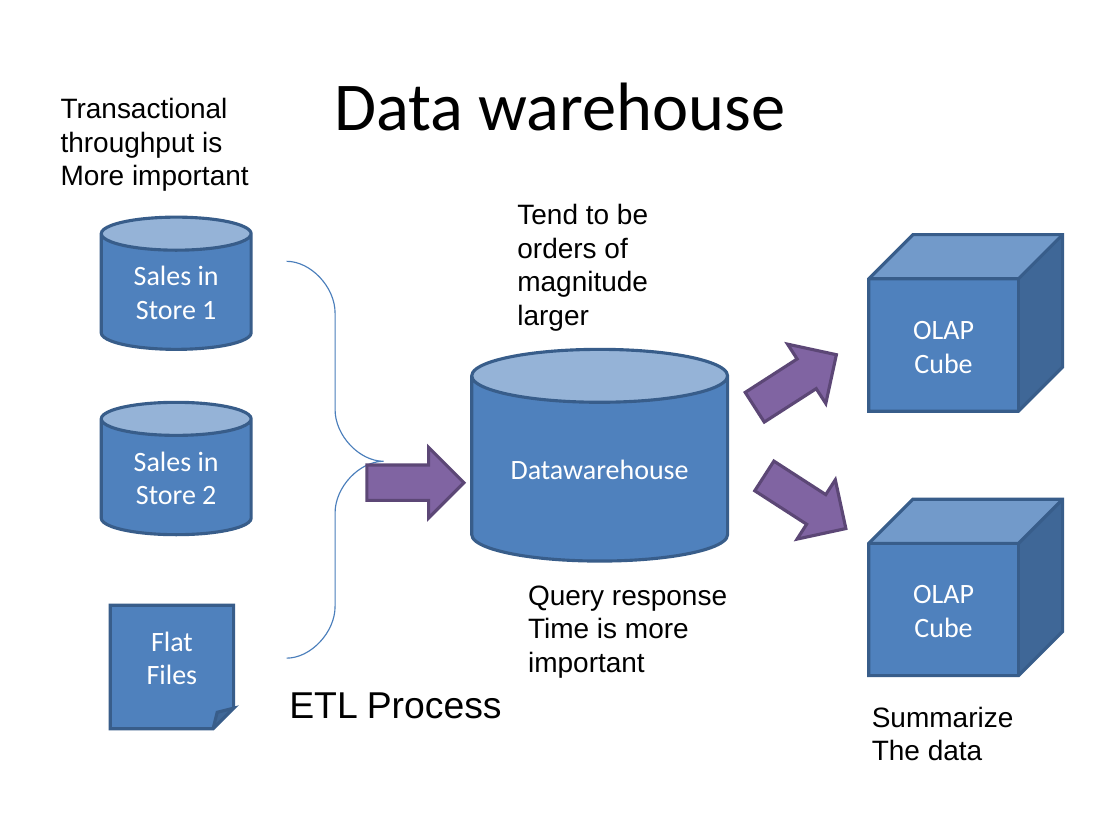
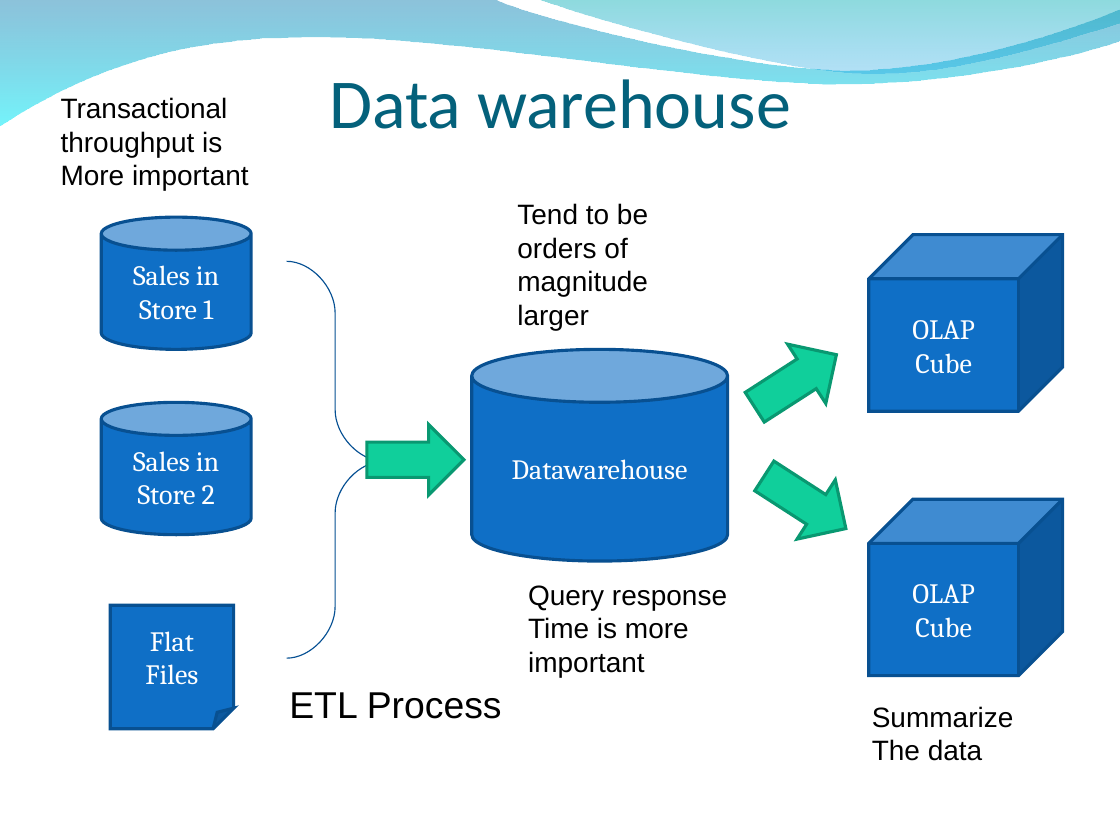
Before and after one commit to edvelezg/unb-dw, a slide deck: slide 7 of project/Presentation/Datawarehousing.ppt (slide 6 before the commit). Drawn at 1120x840 pixels with LibreOffice and Linux fonts; fonts in the diff are those of the drawing; background and template pictures are left out. Boxes give left, top, right and bottom in pixels: in the first picture for what was removed or moved away, otherwise in the second. Text is boxed around its words. In the diff, an @@ line names an element or a change of style, - is before the commit and + after.

```diff
--- a/project/Presentation/Datawarehousing.ppt
+++ b/project/Presentation/Datawarehousing.ppt
@@ freeform shape added at (x1=0, y1=0, x2=1120, y2=127), fill gradient #0079AF to #00EBF8 @@
@@ freeform shape added at (x1=536, y1=0, x2=1120, y2=77), fill gradient #00ADB6 to #009BE5 @@
@@ title "Data warehouse" moved from (x1=334, y1=82, x2=786, y2=131) to (x1=329, y1=70, x2=791, y2=129) @@
@@ title "Data warehouse" at (x1=329, y1=70, x2=791, y2=129): size 44 to 45 pt, text colour #000000 to #04617B; vertical alignment middle to bottom @@
@@ freeform shape at (x1=287, y1=261, x2=384, y2=657): outline #4A7EBB 0.74 pt to #065093 0.74 pt @@
@@ fill #8064A2 to #10CF9B; outline #5C4776 2.01 pt to #099871 2.01 pt in 3 elements at (x1=736, y1=325, x2=856, y2=437), (x1=746, y1=446, x2=866, y2=558), (x1=367, y1=424, x2=465, y2=495) @@
@@ right arrow moved from (x1=367, y1=447, x2=465, y2=517) to (x1=367, y1=424, x2=465, y2=495) @@
@@ font Calibri to Cambria; fill #4F81BD to #0F6FC6; outline #385D8A 2.01 pt to #085091 2.01 pt in 6 elements at (x1=101, y1=217, x2=251, y2=349), (x1=101, y1=402, x2=251, y2=534), (x1=110, y1=605, x2=233, y2=728), (x1=472, y1=349, x2=727, y2=561), (x1=869, y1=235, x2=1063, y2=412), (x1=869, y1=500, x2=1063, y2=675) @@
```
Also in this commit, not shown: 11 other slides changed, 22 slides added, 15 slides removed, 1 other file.
